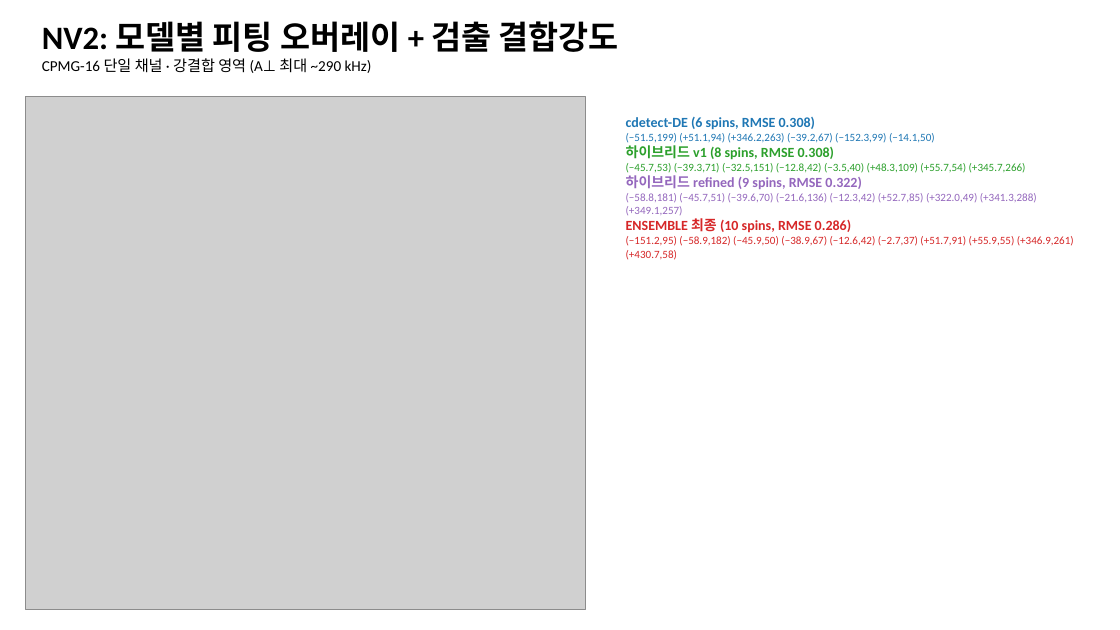
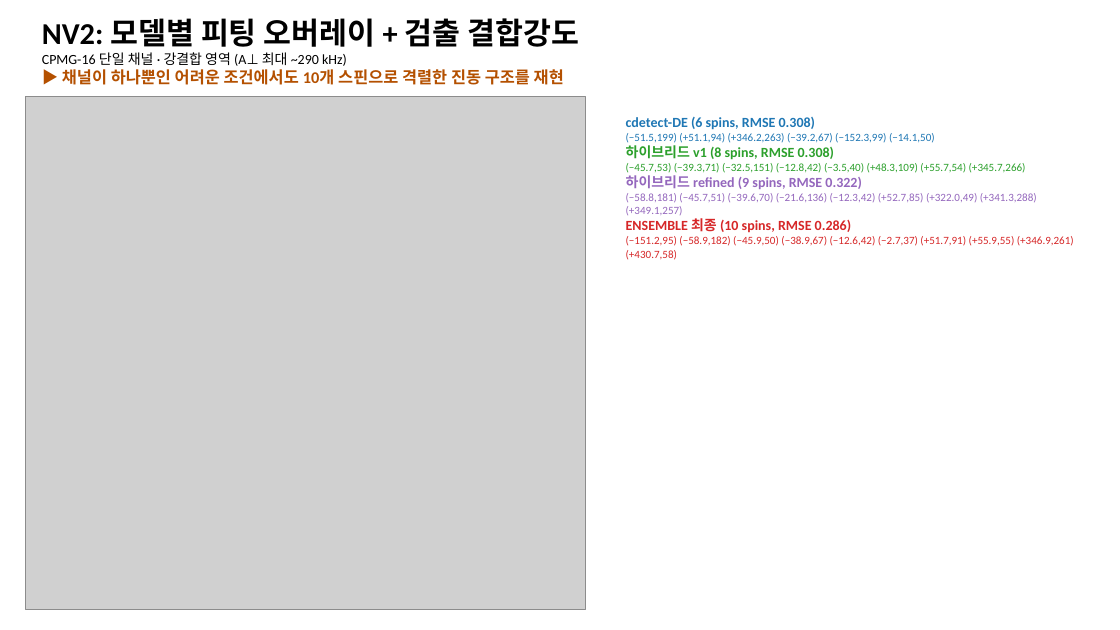
Before and after one commit to woodoleexdots/dl_cdetect, a slide deck: slide 9 of results/NV_C13_hybrid_slides.pptx (slide 8 before the commit). Drawn at 1120x630 pixels with LibreOffice and Linux fonts; fonts in the diff are those of the drawing; grey boxes stand for pictures. Boxes give left, top, right and bottom in pixels: in the first picture for what was removed or moved away, otherwise in the second. Text is boxed around its words. In the diff, an @@ line names an element or a change of style, - is before the commit and + after.

```diff
--- a/results/NV_C13_hybrid_slides.pptx
+++ b/results/NV_C13_hybrid_slides.pptx
@@ text at <box>42,18,579,66</box>: size 28 to 26 pt in "NV2: 모델별 피팅 오버레이 + 검출 결합강도"; size 13 to 12 pt in "CPMG-16 단일 채널 · 강결합 영역 (A⊥ ..." @@
@@ text at <box>62,69,564,85</box>: paragraph added @@
+▶ 채널이 하나뿐인 어려운 조건에서도 10개 스핀으로 격렬한 진동 구조를 재현
```
Also in this commit, not shown: 9 other slides changed, 1 slide added, 5 other files.
